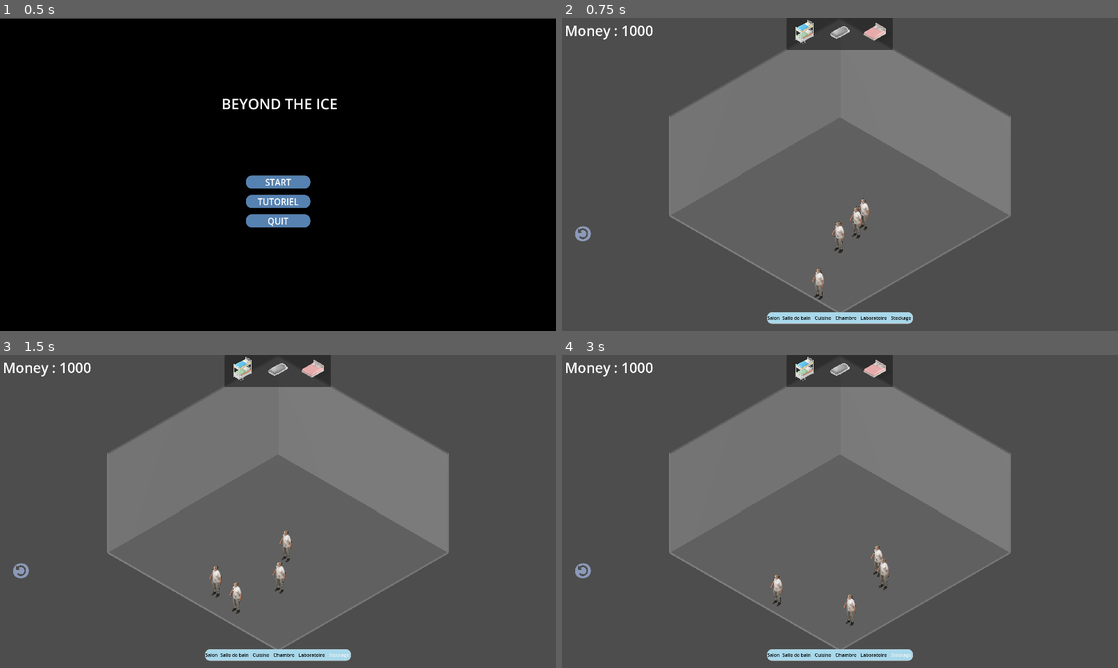
Above: before the commit, frames 1-4 (two rows, left to right).
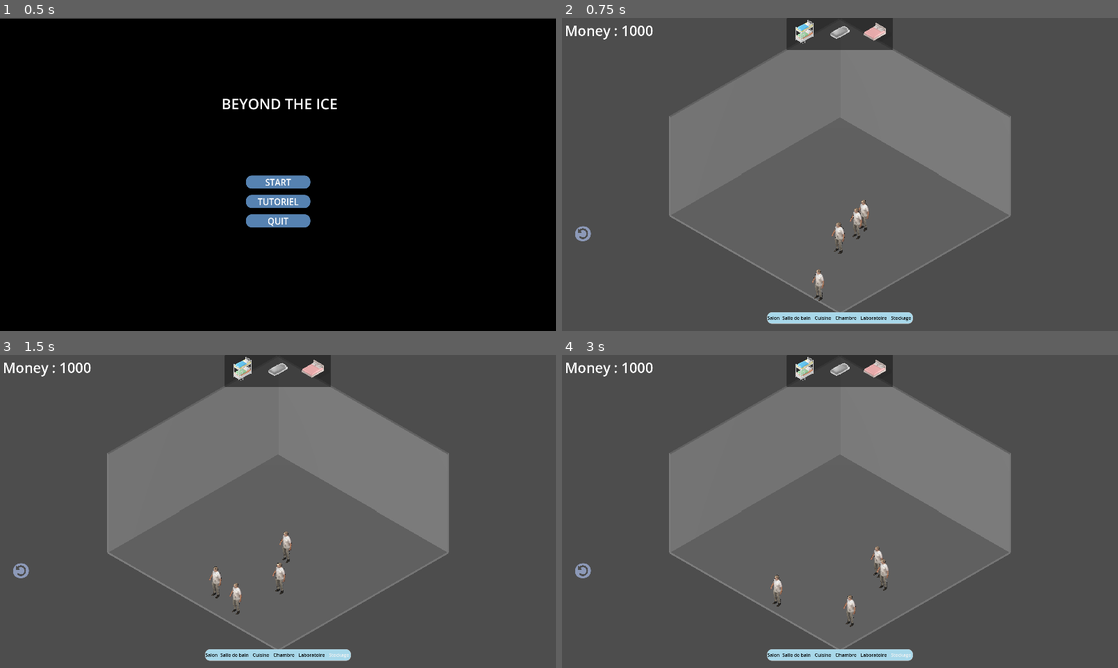
Above: after the commit, the same moments.

Repository: ygr671/beyond-the-ice
Game: Godot game, scene res://menu_principal/menu_principal.tscn
The game is run twice, just before and just after one commit, with the same random seed, the same clock (stepped at 60 frames per second) and the same inputs.
Inputs:
- Up to frame 1 (0.5 s): no input
- Up to frame 2 (0.75 s): click "START" at 0.5 s
- Up to frame 3 (1.5 s): click "Salon" at 1.25 s
- Up to frame 4 (3 s): click "Salle de bain" at 2 s; click "Salon" at 2.75 s

Frame 1 is identical in both runs. In frame 2, 0.2% of the frame differs, in the area x 45-56%, y 57-91%; in frame 3, 0.2%, in the area x 37-53%, y 56-83%; in frame 4, 0.2%.

Commit message:
Bug de 'tremblement' fix

Diff:
--- a/Scenes/salle_npc_creation.gd
+++ b/Scenes/salle_npc_creation.gd
@@ -6,7 +6,7 @@
 	for i in range(4):
 
 		var npc = npc_scene.instantiate() as NavigationNPC
-		npc._init("Nils", "Bienvenue à la base Concordia !", "Nils")
+		npc.setup("Nils", "Bienvenue à la base Concordia !", "Nils")
 
 		var random_x = randf_range(0.0, 5.0)
 		var random_z = randf_range(0.0, 5.0)
--- a/npc/navigation_npc.gd
+++ b/npc/navigation_npc.gd
@@ -14,9 +14,9 @@
 var STUCK_THRESHOLD: float = 1.0
 var SPEED: float = 2.0
 var Move: bool = true
-
-# Init
-func _init(name: String = "DefaultName", dialogue_text: String = "Bonjour !", model_name: String = "Nils") -> void:
+var waiting := false
+# Setup
+func setup(name: String = "DefaultName", dialogue_text: String = "Bonjour !", model_name: String = "Nils") -> void:
 	self.npc_name = name
 	self.dialogue = dialogue_text
 	var path = "res://Import/Models/%s.fbx" % model_name
@@ -29,38 +29,52 @@
 			push_warning("Le fichier %s n'est pas une scène valide." % path)
 	else:
 		push_warning("Modèle %s introuvable dans Import/Models/" % model_name)
+	print("[DEBUG] NPC setup :", name, "-", dialogue_text, "(modèle:", model_name, ")")
 
-	print("[DEBUG] : NPC créé :", name, "-", dialogue_text, "(modèle:", model_name, ")")
 
 # Mouvement
 func _physics_process(delta: float) -> void:
-	# Pour corriger le bug de "tremblement" et de bloquage soudain lors du déplacement du NPC
+	if not Move or waiting:
+		return
 
-
-	if not Move:
+	# si la navigation est terminée il attend un peu avant de repartir
+	if navigation_agent_3d.is_navigation_finished():
+		waiting = true
+		velocity = Vector3.ZERO
+		await get_tree().create_timer(randf_range(1.0, 3.0)).timeout
+		waiting = false
+		_set_new_random_destination()
 		return
 
 	var destination = navigation_agent_3d.get_next_path_position()
 	var local_destination = destination - global_position
+	var distance = local_destination.length()
+
+	# si trop proche du point, il ne bouge plus (évite tremblement et bloquage)
+	if distance < 0.3:
+		velocity = Vector3.ZERO
+		return
+
 	var direction = local_destination.normalized()
-
 	velocity = direction * SPEED
 	move_and_slide()
 
-	# Rotation fluide uniquement quand il bouge
+	# changement de direction fluide quand il se déplace
 	if velocity.length() > 0.05:
 		var target_rotation = atan2(direction.x, direction.z)
 		var new_rotation = lerp_angle(rotation.y, target_rotation, 5.0 * delta)
 		rotation.y = new_rotation
 
-	# Détection blocage
-	if velocity.length() < 0.01:
+	# nouvelle destination lors d'un bloquage prolongé
+	if velocity.length() < 0.05:
 		stuck_timer += delta
 		if stuck_timer >= STUCK_THRESHOLD:
 			_set_new_random_destination()
 			stuck_timer = 0.0
 	else:
 		stuck_timer = 0.0
+
+
 
 # Destinations
 func _set_new_random_destination() -> void:
